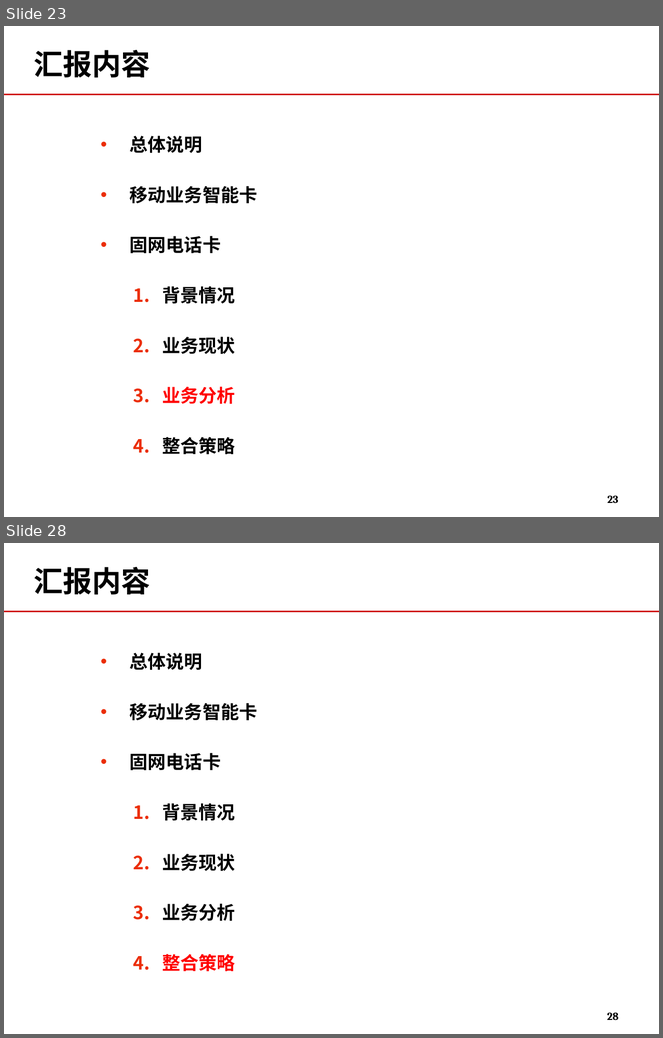
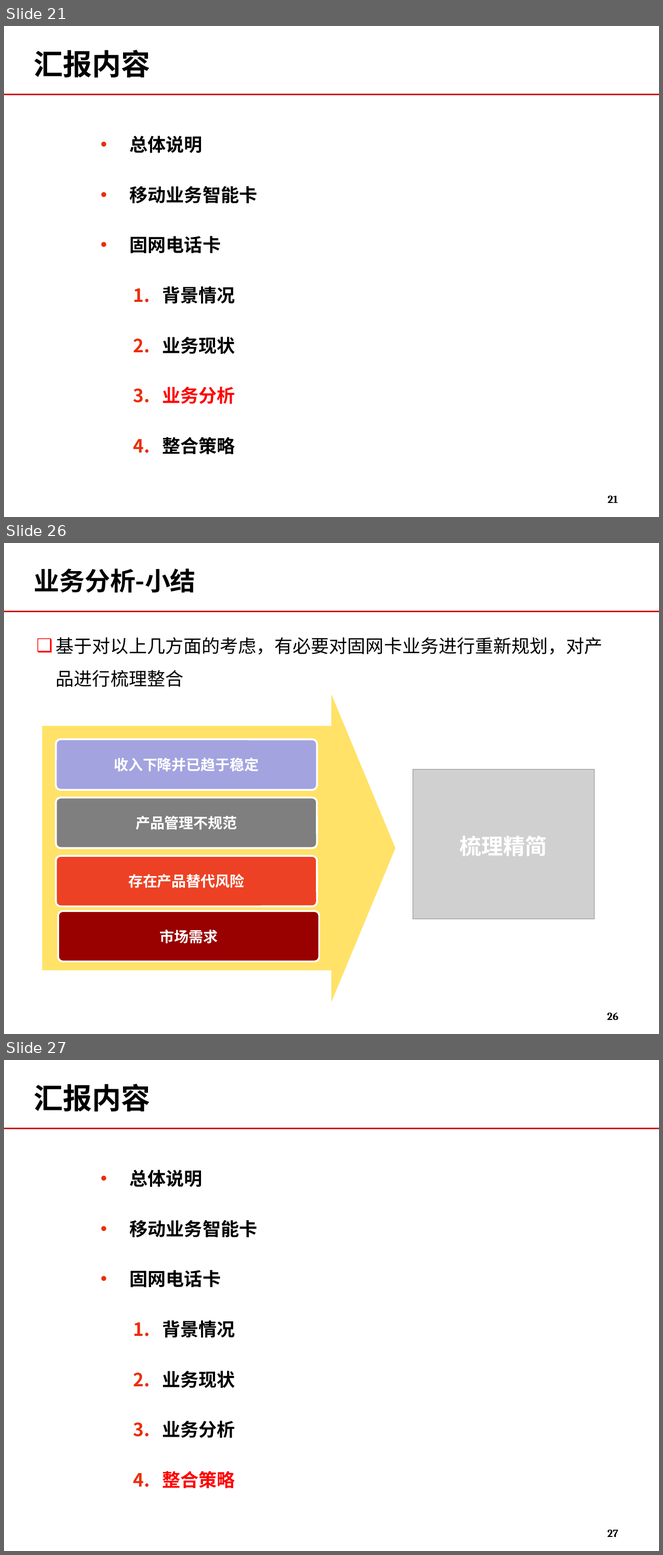
Before and after one commit to momo1101/unicardsrch, a slide deck: 软课题文本/软课题-中国联通电信卡业务及策略研究.ppt. Shown one above the other, each under a label of ours: slides 23 and 28 before the commit, slides 21, 26 and 27 after it; the slides between them are not shown. The pictures are 663x1038 and 663x1555 pixels, drawn with LibreOffice and Linux fonts; fonts in the diff are those of the drawing; grey boxes stand for pictures; background and template pictures are left out. Boxes give left, top, right and bottom in pixels: in the first picture for what was removed or moved away, otherwise in the second. Text is boxed around its words. In the diff, an @@ line names an element or a change of style, - is before the commit and + after.

```diff
--- a/软课题文本/软课题-中国联通电信卡业务及策略研究.ppt
+++ b/软课题文本/软课题-中国联通电信卡业务及策略研究.ppt
@@ slide 26 added at (4, 543, 659, 1034), background #FFFFFF; not listed: 1 template element that a slide beside it also shows @@
@@ title added at (34, 568, 196, 593), 28 pt, text #000000, bold @@
+业务分析-小结
@@ text added at (56, 637, 603, 687), 20 pt, text #000000 @@
+❑ 基于对以上几方面的考虑，有必要对固网卡业务进行重新规划，对产品进行梳理整合
@@ right arrow added at (42, 694, 395, 1002), fill #FFE267 @@
@@ rounded rectangle added at (56, 740, 317, 790), fill #A3A3E0, outline #FFFFFF 2.01 pt, 16 pt, text #FFFFFF, bold @@
+收入下降并已趋于稳定
@@ picture added at (413, 770, 594, 919) @@
@@ rounded rectangle added at (56, 798, 317, 848), fill #7F7F7F, outline #FFFFFF 2.01 pt, 16 pt, text #FFFFFF, bold @@
+产品管理不规范
@@ text added at (460, 836, 547, 856), 24 pt, text #FFFFFF, bold @@
+梳理精简
@@ rounded rectangle added at (56, 856, 317, 906), fill #EC4124, outline #FFFFFF 2.01 pt, 16 pt, text #FFFFFF, bold @@
+存在产品替代风险
@@ rounded rectangle added at (59, 911, 320, 962), fill #990000, outline #FFFFFF 2.01 pt, 16 pt, text #FFFFFF, bold @@
+市场需求
@@ page number added at (607, 1013, 619, 1020), 12 pt, text #000000, bold @@
+26
@@ what was slide 23 is now slide 21 @@
@@ page number at (608, 496, 618, 503): text changed @@
-23
+21
@@ what was slide 28 is now slide 27 @@
@@ page number at (608, 1530, 619, 1537): text changed @@
-28
+27
```
Also in this commit, not shown: 7 slides changed, 4 slides removed.
